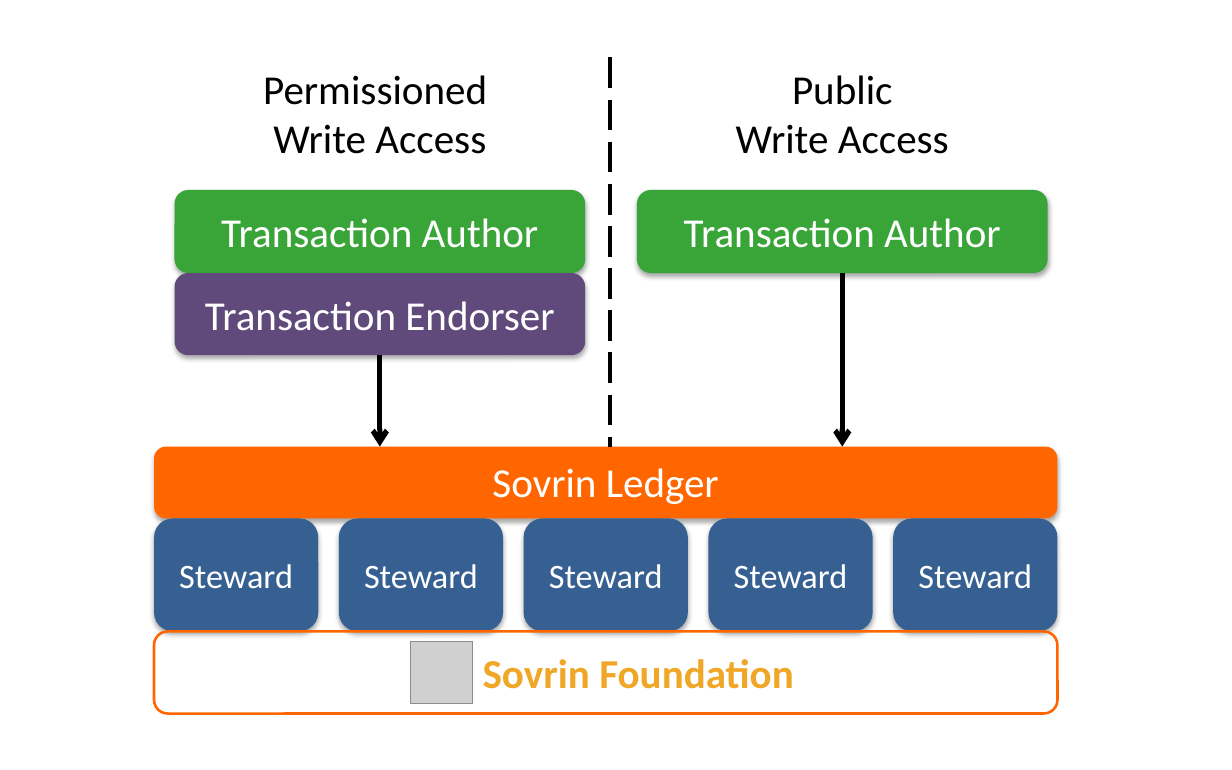
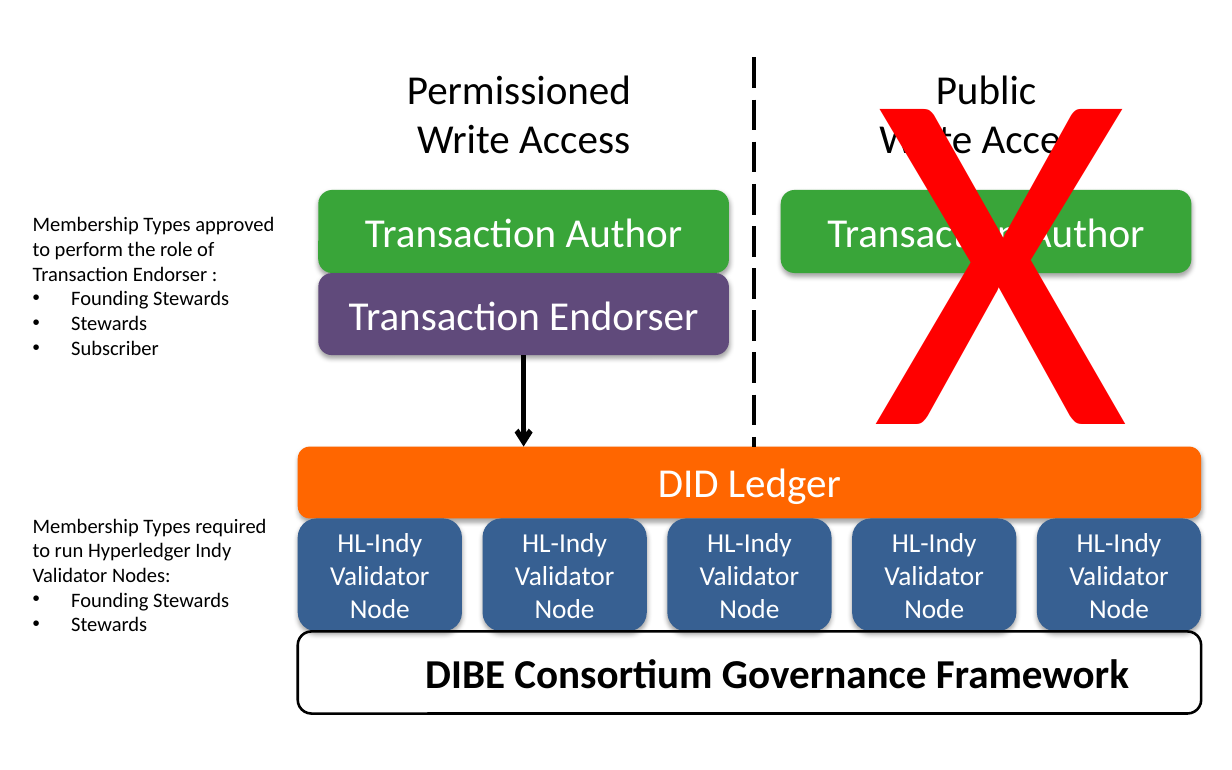
Before and after one commit to sovrin-foundation/SGF-v3, a slide deck: slide 3 of sbu/_docdev/images/sbu-legal-architecture-diagrams.pptx. Drawn at 1232x770 pixels with LibreOffice and Linux fonts; fonts in the diff are those of the drawing; grey boxes stand for pictures. Boxes give left, top, right and bottom in pixels: in the first picture for what was removed or moved away, otherwise in the second. Text is boxed around its words. In the diff, an @@ line names an element or a change of style, - is before the commit and + after.

```diff
--- a/sbu/_docdev/images/sbu-legal-architecture-diagrams.pptx
+++ b/sbu/_docdev/images/sbu-legal-architecture-diagrams.pptx
@@ text added at bbox=[873, 16, 1128, 537], 287 pt, text #FF0000 @@
+X
@@ text added at bbox=[33, 216, 274, 355], 12 pt, text #000000 @@
+Membership Types approved to perform the role of Transaction Endorser :
+• Founding Stewards
+• Stewards
+• Subscriber
@@ arrow removed from (843, 274) to (843, 446) @@
@@ text in rounded rectangle at bbox=[658, 468, 841, 504]: text changed @@
-Sovrin Ledger
+DID Ledger
@@ text added at bbox=[33, 518, 266, 631], 12 pt, text #000000 @@
+Membership Types required to run Hyperledger Indy
+Validator Nodes:
+• Founding Stewards
+• Stewards
@@ text in rounded rectangle at bbox=[330, 533, 429, 618]: text changed; size 20 to 16 pt @@
-Steward
+HL-Indy
+Validator Node
@@ text in rounded rectangle at bbox=[515, 533, 614, 618]: text changed; size 20 to 16 pt @@
-Steward
+HL-Indy
+Validator Node
@@ text in rounded rectangle at bbox=[700, 533, 799, 618]: text changed; size 20 to 16 pt @@
-Steward
+HL-Indy
+Validator Node
@@ text in rounded rectangle at bbox=[884, 533, 983, 618]: text changed; size 20 to 16 pt @@
-Steward
+HL-Indy
+Validator Node
@@ 10 rounded rectangles, 2 texts, 1 line, 1 arrow: place and size @@
-10 rounded rectangles, 2 texts, 1 line, 1 arrow at bbox=[154, 58, 1057, 713]
+10 rounded rectangles, 2 texts, 1 line, 1 arrow at bbox=[298, 58, 1201, 713]
@@ text in rounded rectangle at bbox=[1069, 533, 1168, 618]: text changed; size 20 to 16 pt @@
-Steward
+HL-Indy
+Validator Node
@@ rounded rectangle "DIBE Consortium Governance Framework" at bbox=[298, 631, 1201, 713]: outline #FF6600 1.5 pt to #000000 1.5 pt @@
@@ picture removed at bbox=[410, 642, 472, 703] @@
@@ text in rounded rectangle at bbox=[425, 659, 1129, 689]: text changed; text colour #F0A727 to #000000 @@
-Sovrin Foundation
+DIBE Consortium Governance Framework
```
Also in this commit, not shown: 3 other slides changed, 8 other files.
